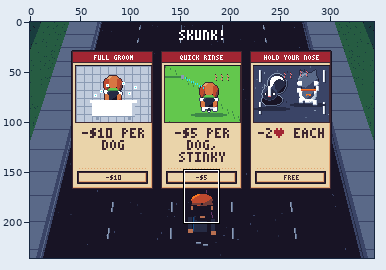
Edited in one commit: pixel-art file (art/help/help-cards.aseprite). The first picture is a wide view before the edit; the outline marks the close-up.
Close-up. As it was:
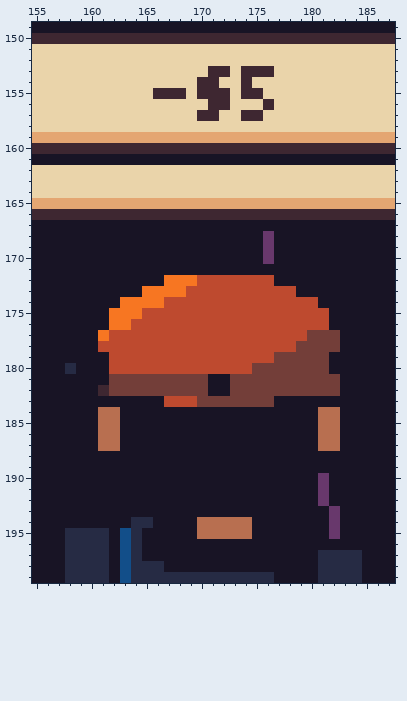
344x236 pixels, 1 frame. Shown: x 155..187, y 149..199. The commit also changed other parts of the picture, which this record leaves out.
New version:
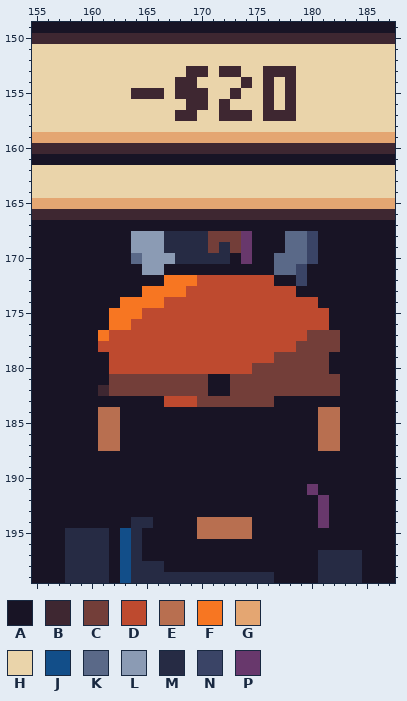
Palette (. is transparent): A #181425  B #3e2731  C #733e39  D #be4a2f  E #b86f50  F #f77622  G #e4a672  H #ead4aa  J #124e89  K #5a6988  L #8b9bb4  M #262b44  N #3a4466  P #68386c
What changed:
Colour M gives way to colour A in row 180 at x 158.
Colour P gives way to colour A in rows 168 to 170 at x 176; in rows 190 to 191 at x 181; in rows 193 to 195 at x 182.
Colour H gives way to colour B in row 153 at x 169 to 170, 173 and 177 to 178; in row 154 at x 168 to 169, 176 and 178; in row 155 at x 164 to 165, 169, 173, 176 and 178; in row 156 at x 169 to 170 and 178; in row 157 at x 168 to 169, 172 to 173 and 176 to 178.
Colour A gives way to colour C in row 168 at x 171 to 173; in row 169 at x 171 and 173.
Colour B gives way to colour H in row 153 at x 171 and 174 to 175; in row 154 at x 170 to 171; in row 155 at x 167, 171 to 172 and 174 to 175; in row 156 at x 171; in row 157 at x 170 to 171 and 175.
Colour A gives way to colour K in rows 168 to 169 at x 178 to 179; in row 170 at x 164 and 177 to 179; in row 171 at x 177 to 178.
Colour A gives way to colour L in rows 168 to 169 at x 164 to 166; in row 170 at x 165 to 167; in row 171 at x 165 to 166.
Colour A gives way to colour M in row 168 at x 167 to 170; in row 169 at x 167 to 170 and 172; in row 170 at x 168 to 172.
Colour A gives way to colour N in rows 168 to 170 at x 180; in rows 171 to 172 at x 179.
Colour A gives way to colour P in rows 168 to 170 at x 174; in row 191 at x 180; in rows 193 to 194 at x 181.
Pixel boxes of the changes (left, top, right, bottom) in both close-ups:
changed: (131, 66, 296, 121)
changed: (131, 231, 318, 286)
changed: (65, 363, 76, 374)
changed: (307, 473, 340, 539)
